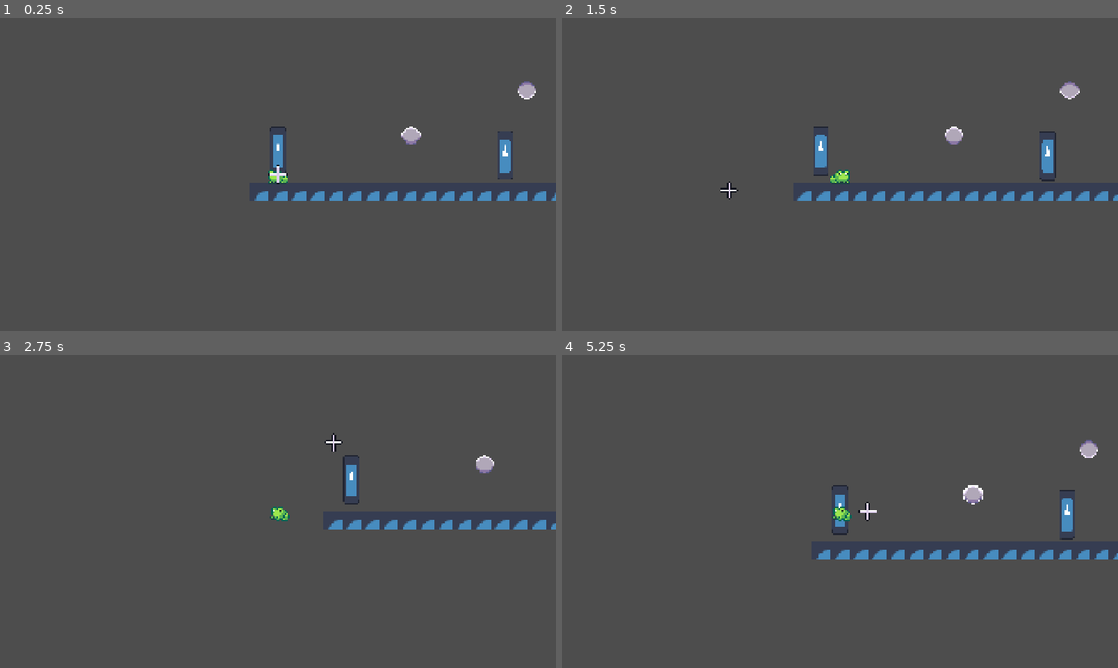
Above: before the commit, frames 1-4 (two rows, left to right).
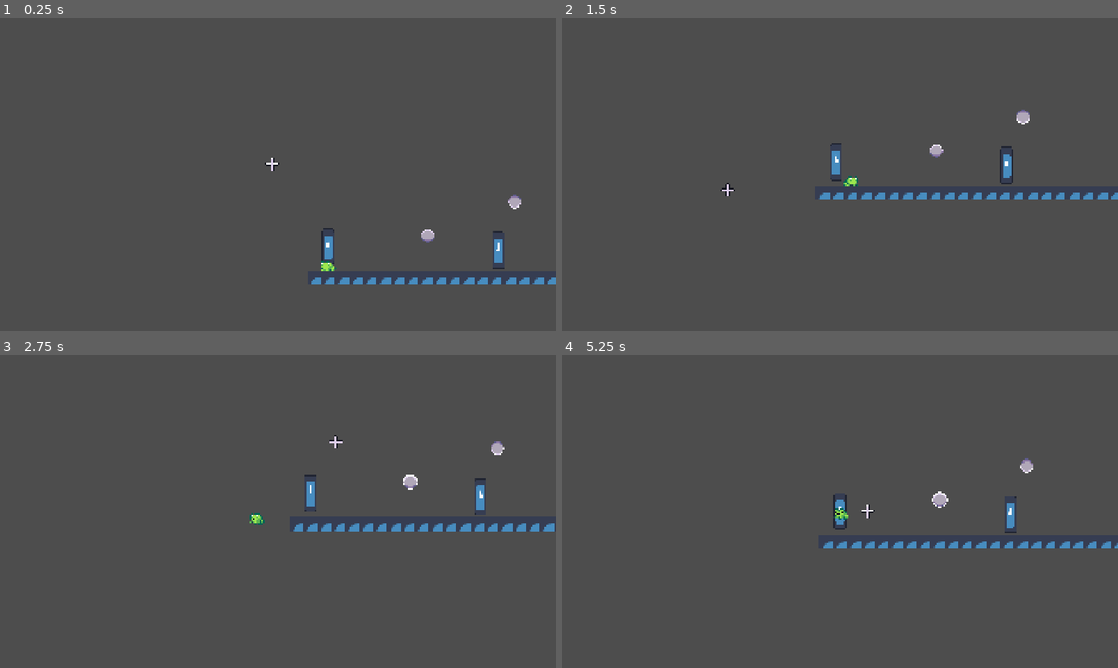
Above: after the commit, the same moments.

Repository: MadAvidCoder/Spin-phibian
Game: Godot game, scene res://scenes/main.tscn
The game is run twice, just before and just after one commit, with the same random seed, the same clock (stepped at 60 frames per second) and the same inputs. The engine's default icon, where the game draws it, is replaced by a stand-in: a white triangle on a blue panel in a dark square.
Inputs (mouse positions are in pixels of both pictures, inside the frame that each line leads up to):
- Up to frame 1 (0.25 s): no input
- Up to frame 2 (1.5 s): tap Enter (ui_accept) at 0.5, 0.77 s; move the mouse to (962, 158) at 0.52 s; hold D (right) from 0.53 s (still down); click (962, 158) at 0.6 s; move the mouse to (728, 190) at 1.27 s; click (728, 190) at 1.35 s
- Up to frame 3 (2.75 s): tap Enter (ui_accept) at 1.52 s; move the mouse to (333, 442) at 2.02 s; release D (right) at 2.03 s; hold A (left) from 2.03 s (still down); click (333, 442) at 2.1 s
- Up to frame 4 (5.25 s): move the mouse to (812, 574) at 2.77 s; release A (left) at 2.78 s; hold D (right) 2.78-4.28 s; click (812, 574) at 2.85 s; tap Enter (ui_accept) at 3.02, 3.77, 4.52 s; move the mouse to (1006, 558) at 3.52 s; click (1006, 558) at 3.6 s; move the mouse to (673, 464) at 4.27 s; hold A (left) 4.28-5.03 s; click (673, 464) at 4.35 s; move the mouse to (867, 511) at 5.02 s; hold D (right) from 5.03 s (still down); click (867, 511) at 5.1 s

The runs differ from the first frame. In frame 1, 3.1% of the frame differs, in the area x 45-100%, y 20-86%; in frame 2, 2.5%; in frame 3, 2.1%; in frame 4, 2.9%.

Commit message:
Camera Locking Implemented a state-machine based camera locking system

Diff:
--- a/src/scenes/frog.tscn
+++ b/src/scenes/frog.tscn
@@ -84,7 +84,3 @@
 [node name="CollisionShape2D" type="CollisionShape2D" parent="." unique_id=1216859066]
 position = Vector2(3, 2)
 shape = SubResource("RectangleShape2D_n83mn")
-
-[node name="Camera2D" type="Camera2D" parent="." unique_id=1195909772]
-zoom = Vector2(4, 4)
-position_smoothing_speed = 8.0
--- a/src/scenes/main.tscn
+++ b/src/scenes/main.tscn
@@ -9,6 +9,7 @@
 [ext_resource type="PackedScene" uid="uid://dta8o7pnus7hy" path="res://scenes/magma_anchor.tscn" id="7_o6xl0"]
 [ext_resource type="PackedScene" uid="uid://5aewqofpni6" path="res://scenes/speed_anchor.tscn" id="8_tipki"]
 [ext_resource type="PackedScene" uid="uid://cu7elsjswrkhf" path="res://scenes/rainbow_anchor.tscn" id="9_85g3d"]
+[ext_resource type="Script" uid="uid://co5k42kcllaw7" path="res://scripts/camera.gd" id="10_choun"]
 
 [sub_resource type="TileSetAtlasSource" id="TileSetAtlasSource_sugp2"]
 texture = ExtResource("2_0wfyh")
@@ -194,3 +195,7 @@
 
 [node name="RainbowAnchor" parent="." unique_id=786385282 instance=ExtResource("9_85g3d")]
 position = Vector2(495, 405)
+
+[node name="Camera2D" type="Camera2D" parent="." unique_id=1362966197]
+zoom = Vector2(3, 3)
+script = ExtResource("10_choun")
--- /dev/null
+++ b/src/scripts/camera.gd
@@ -0,0 +1,28 @@
+extends Camera2D
+
+@onready var frog: CharacterBody2D = %Frog
+
+@export var camera_speed: float = 6.0
+@export var blend_speed: float = 3.0
+
+var focus_position: Vector2
+var grapple_blend: float = 0.0
+
+func _process(delta):
+	grapple_blend = move_toward(
+		grapple_blend,
+		1.0 if frog.state == frog.States.GRAPPLED or frog.state == frog.States.TONGUING else 0.0,
+		delta * blend_speed
+	)
+
+	var anchor_pos = frog.anchor.global_position if frog.anchor else frog.global_position
+
+	focus_position = frog.global_position.lerp(
+		anchor_pos,
+		grapple_blend
+	)
+
+	global_position = global_position.lerp(
+		focus_position,
+		camera_speed * delta
+	)
Not shown, added: src/scripts/camera.gd.uid
